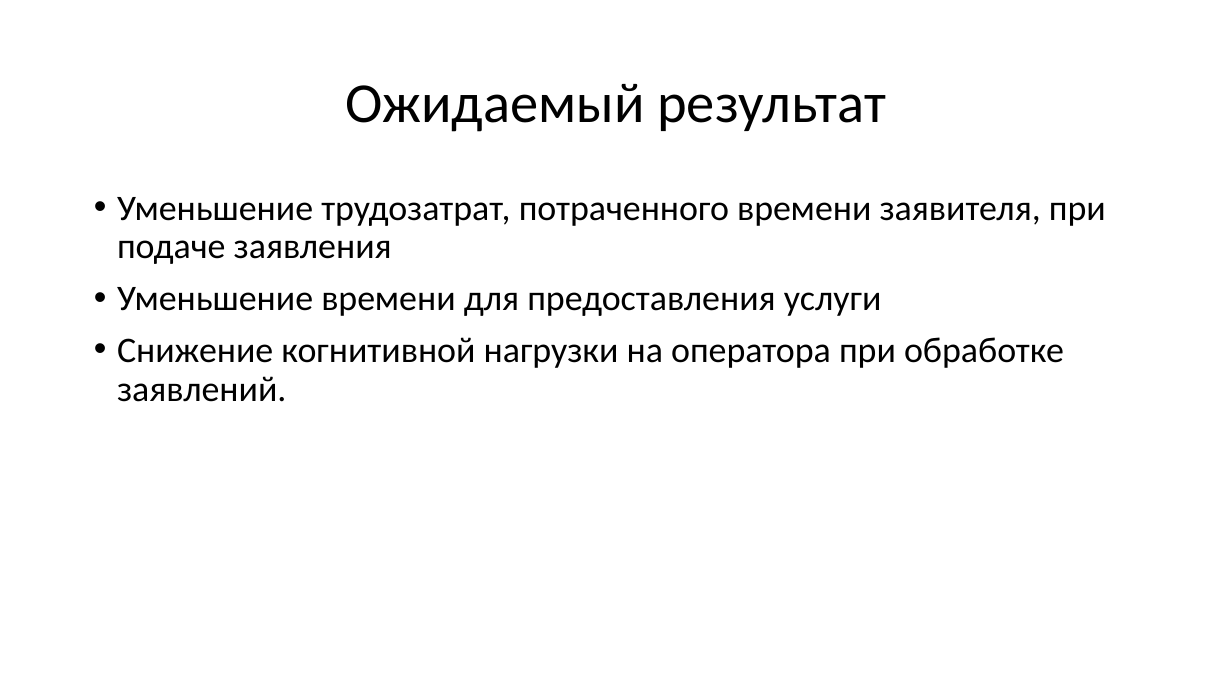
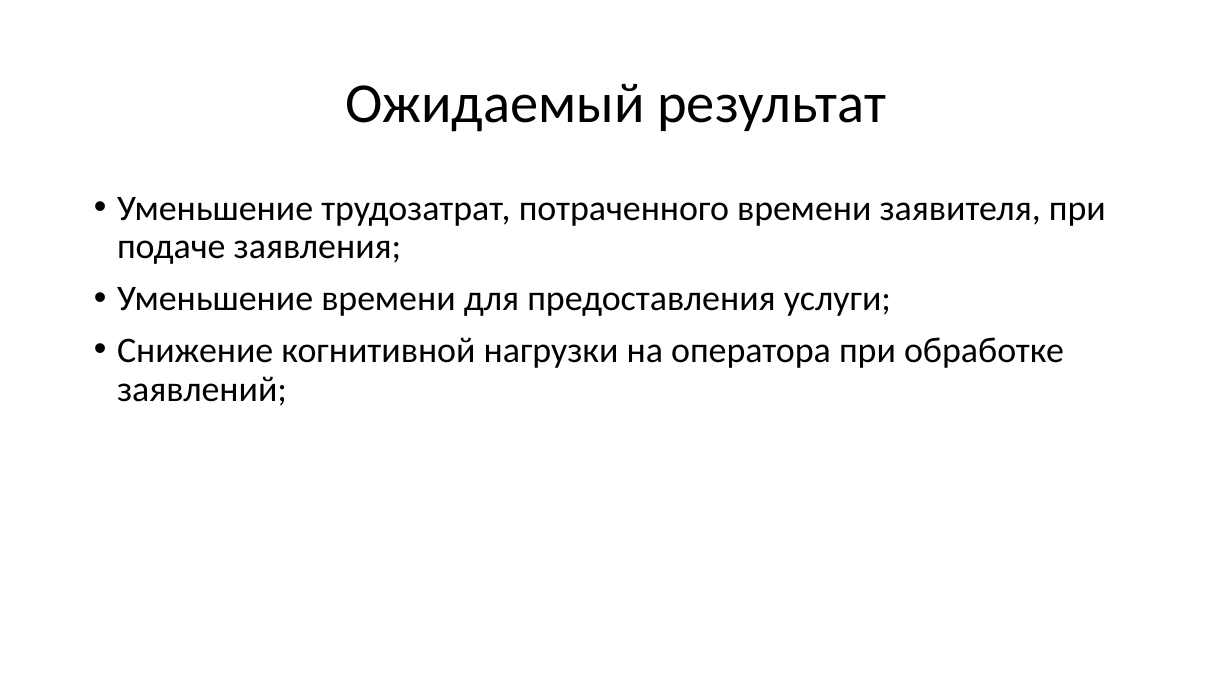
Before and after one commit to mcdodik20008/docs, a slide deck: slide 14 of база-знаний/Презентация.pptx (slide 15 before the commit). Drawn at 1232x693 pixels with LibreOffice and Linux fonts; fonts in the diff are those of the drawing. Boxes give left, top, right and bottom in pixels: in the first picture for what was removed or moved away, otherwise in the second. Text is boxed around its words. In the diff, an @@ line names an element or a change of style, - is before the commit and + after.

```diff
--- a/база-знаний/Презентация.pptx
+++ b/база-знаний/Презентация.pptx
@@ text at <box>117,197,1106,406</box>: text changed @@
-• Уменьшение трудозатрат, потраченного времени заявителя, при подаче заявления
-• Уменьшение времени для предоставления услуги
-• Снижение когнитивной нагрузки на оператора при обработке заявлений.
+• Уменьшение трудозатрат, потраченного времени заявителя, при подаче заявления;
+• Уменьшение времени для предоставления услуги;
+• Снижение когнитивной нагрузки на оператора при обработке заявлений;
```
Also in this commit, not shown: 5 other slides changed, 1 slide removed, 2 other files.
